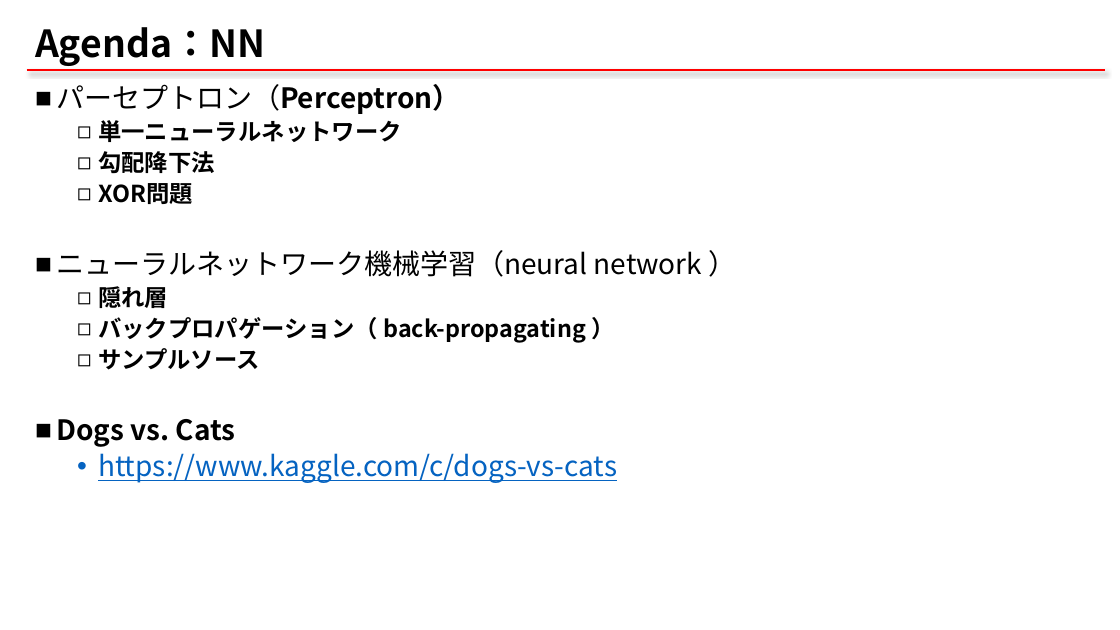
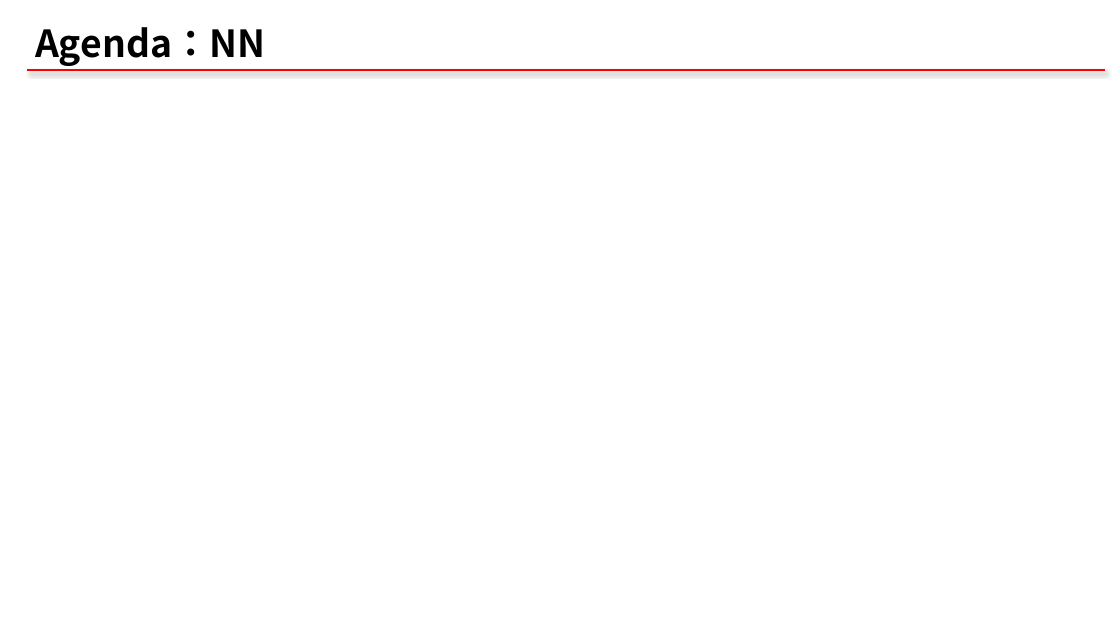
Before and after one commit to qqinxl2015/machine-learning-basic, a slide deck: slide 3 of _ML_01_NN.pptx. Drawn at 1120x630 pixels with LibreOffice and Linux fonts; fonts in the diff are those of the drawing; grey boxes stand for pictures. Boxes give left, top, right and bottom in pixels: in the first picture for what was removed or moved away, otherwise in the second. Text is boxed around its words. In the diff, an @@ line names an element or a change of style, - is before the commit and + after.

```diff
--- a/_ML_01_NN.pptx
+++ b/_ML_01_NN.pptx
@@ text removed at (56,84,702,483) @@
-■ パーセプトロン（Perceptron）
-  ◻ 単一ニューラルネットワーク
-  ◻ 勾配降下法
-  ◻ XOR問題
-■ ニューラルネットワーク機械学習（neural network ）
-  ◻ 隠れ層
-  ◻ バックプロパゲーション（ back-propagating ）
-  ◻ サンプルソース
-■ Dogs vs. Cats
-  • https://www.kaggle.com/c/dogs-vs-cats
```
Also in this commit, not shown: 15 other slides changed, 4 slides added, 5 slides removed, 2 other files.
